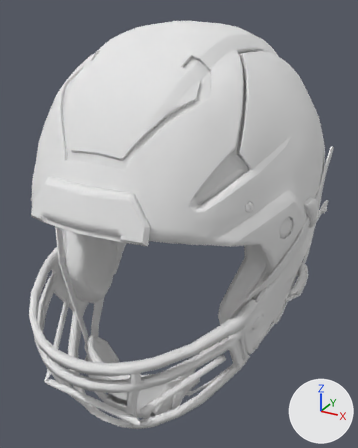
The FBX model Assets/Model/helmet.fbx: old version first, new version second.
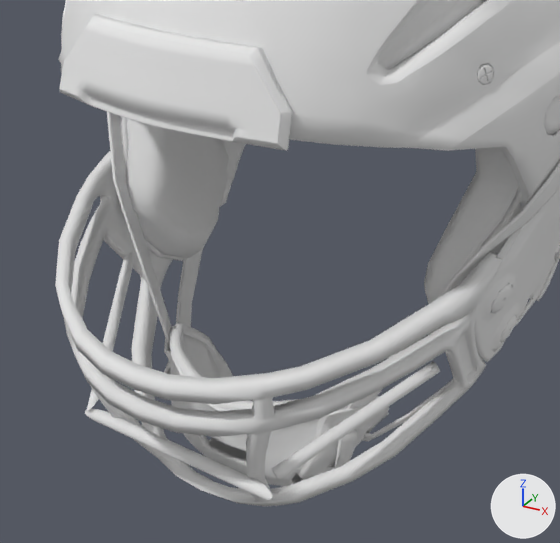
Old and new are each drawn whole from a 50 mm lens placed at (0.24, -0.381, 0.105), pointed at (0.035, -0.008, -0.082) and again close up on the part from 0% to 80% of the width and 38% to 100% of the height. The axes (+X, +Y, +Z) are drawn at lower right. The lights are the same throughout. The first two pictures are the older version. Where no turn or scale is listed for an object, it has been applied to the vertices. Vertices at exactly the same position are counted once.

The first close-up shows 'afp_helmet01_geo_Mesh.003'.
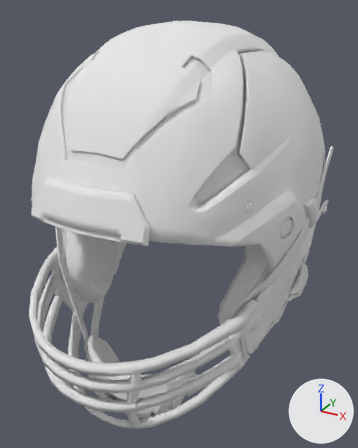
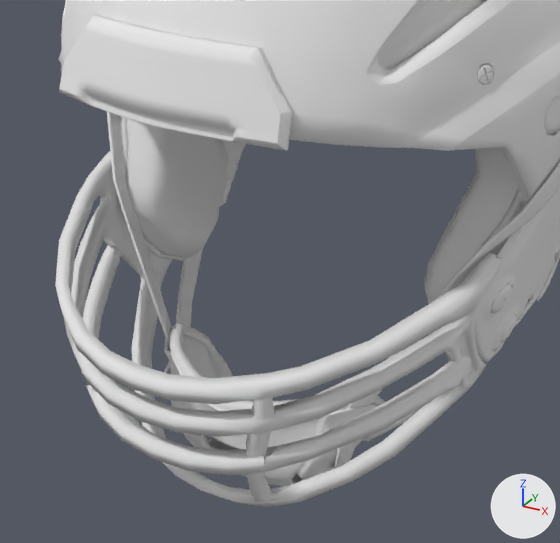
The newer file is also turned or shifted as a whole; pictures and numbers use the older file's frame.

Where the change shows, as pixel boxes (x1, y1, x2, y2) in the close-ups (560 x 543 px):
part 1 of me_afp_helmet01_geo_mesh_003, added: after (82, 245, 471, 475)
part 2 of me_afp_helmet01_geo_mesh_003, deleted: before (271, 361, 440, 481)
part 3 of me_afp_helmet01_geo_mesh_003, deleted: before (87, 252, 133, 411)
part 4 of me_afp_helmet01_geo_mesh_003, deleted: before (85, 409, 272, 500)

Diff of the bpy script that builds the scene:
```diff
--- a/Assets/Model/helmet.fbx.py
+++ b/Assets/Model/helmet.fbx.py
@@ me_afp_helmet01_geo_mesh_003 @@
 # used by ob_afp_helmet01_geo_mesh_003; location = (0.0331, -0.006, -0.0834)
-me_afp_helmet01_geo_mesh_003.from_pydata(...)  # 21156 vertices, 20262 faces; spans x -0.126..0.126, y -0.163..0.167, z -0.155..0.177
+me_afp_helmet01_geo_mesh_003.from_pydata(...)  # 19152 vertices, 18328 faces; spans x -0.126..0.126, y -0.163..0.167, z -0.155..0.177
+# me_afp_helmet01_geo_mesh_003 part 1: a new loose piece of 108 vertices spanning x -0.096..0.096, y -0.158..-0.063, z -0.089..-0.065, in mat_afp_helmet01_mtl (white #e7e7e7)
+# me_afp_helmet01_geo_mesh_003 part 2: the loose piece of 704 vertices spanning x 0.039..0.083, y -0.134..-0.066, z -0.102..-0.074 is deleted
+# me_afp_helmet01_geo_mesh_003 part 3: the loose piece of 704 vertices spanning x -0.091..-0.045, y -0.143..-0.062, z -0.097..-0.072 is deleted
+# me_afp_helmet01_geo_mesh_003 part 4: the loose piece of 704 vertices spanning x -0.049..0.046, y -0.143..-0.137, z -0.103..-0.096 is deleted
 me_afp_helmet01_geo_mesh_003.materials.append(mat_afp_helmet01_mtl)
```
